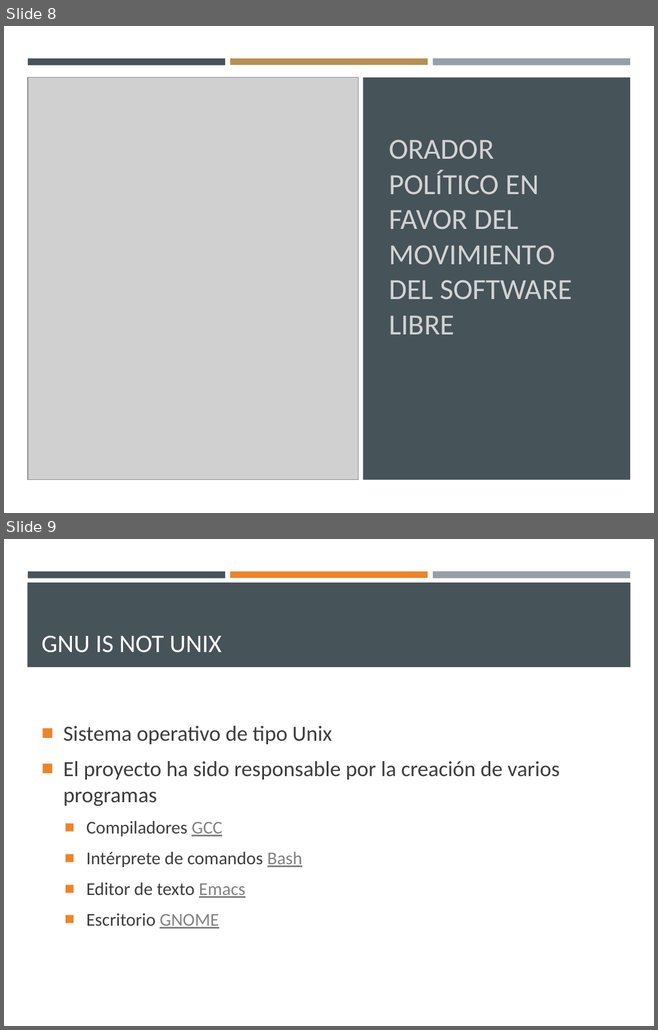
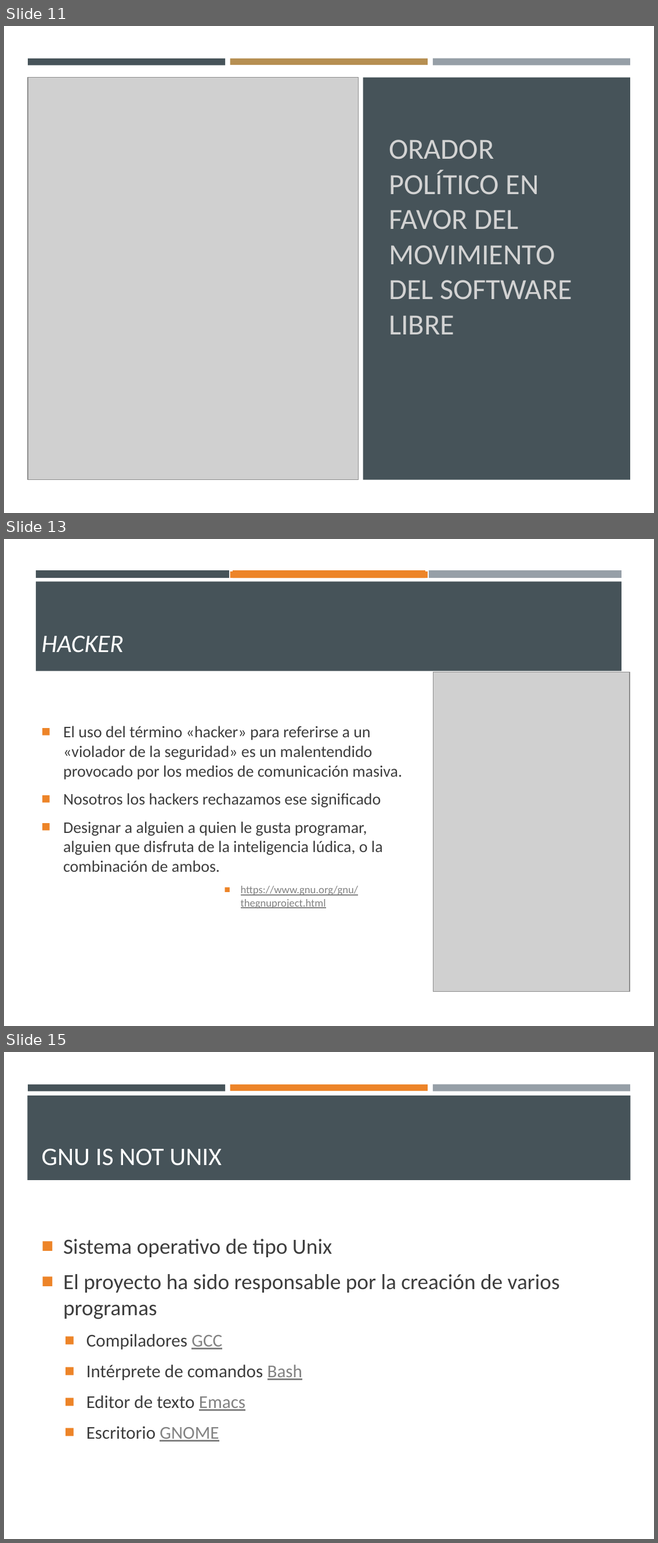
Before and after one commit to gilbertoesp/EstructurasDeDatos, a slide deck: Expos/Espinoza_PrimerExpo.pptx. Shown one above the other, each under a label of ours: slides 8 and 9 before the commit, slides 11, 13 and 15 after it; the slides between them are not shown. The pictures are 658x1030 and 658x1543 pixels, drawn with LibreOffice and Linux fonts; fonts in the diff are those of the drawing; grey boxes stand for pictures; background and template pictures are left out. Boxes give left, top, right and bottom in pixels: in the first picture for what was removed or moved away, otherwise in the second. Text is boxed around its words. In the diff, an @@ line names an element or a change of style, - is before the commit and + after.

```diff
--- a/Expos/Espinoza_PrimerExpo.pptx
+++ b/Expos/Espinoza_PrimerExpo.pptx
@@ slide 13 added at bbox=[4, 539, 654, 1026], background #FFFFFF @@
@@ rectangle added at bbox=[36, 570, 229, 578], fill #465359 @@
@@ rectangle added at bbox=[230, 571, 427, 578], fill #ED8428 @@
@@ rectangle added at bbox=[233, 570, 425, 578], fill #ED8428 @@
@@ rectangle added at bbox=[429, 570, 621, 578], fill #969FA7 @@
@@ rectangle added at bbox=[36, 582, 621, 671], fill #465359 @@
@@ title added at bbox=[42, 635, 123, 653], 28 pt, text #FFFFFF, italic @@
+HACKER
@@ picture added at bbox=[433, 672, 629, 993] @@
@@ text added at bbox=[63, 726, 402, 908], 18 pt, text #3D3D3D @@
+■ El uso del término «hacker» para referirse a un «violador de la seguridad» es un malentendido provocado por los medios de comunicación masiva.
+■ Nosotros los hackers rechazamos ese significado
+■ Designar a alguien a quien le gusta programar, alguien que disfruta de la inteligencia lúdica, o la combinación de ambos.
+                ■ https://www.gnu.org/gnu/thegnuproject.html
@@ what was slide 8 is now slide 11 @@
@@ what was slide 9 is now slide 15 @@
```
Also in this commit, not shown: 5 slides changed, 6 other slides added, 1 slide removed, 8 other files.
